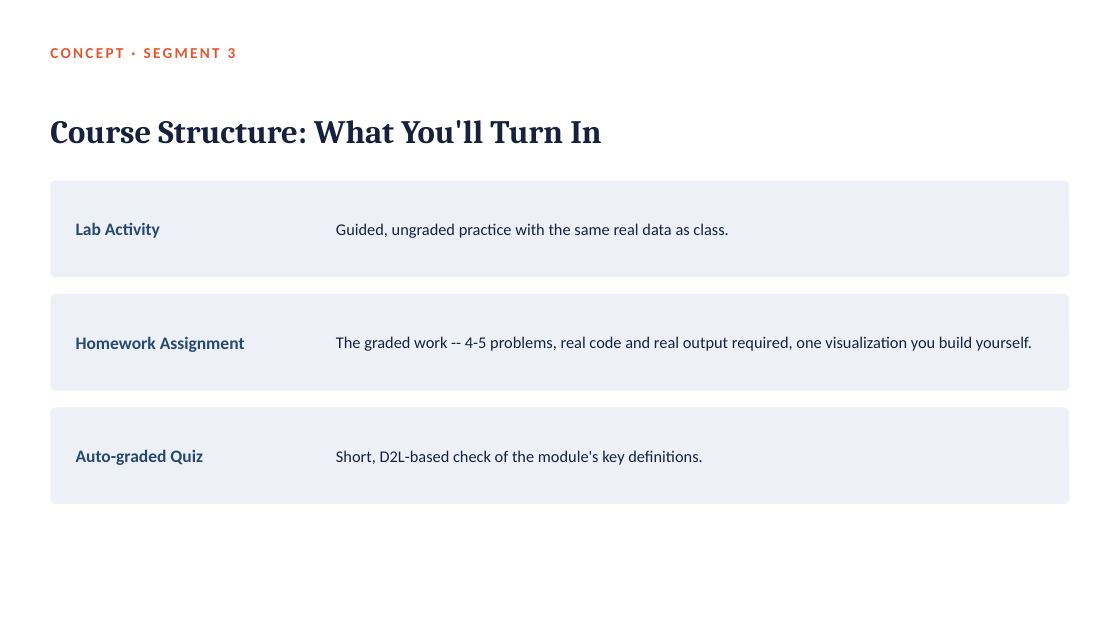
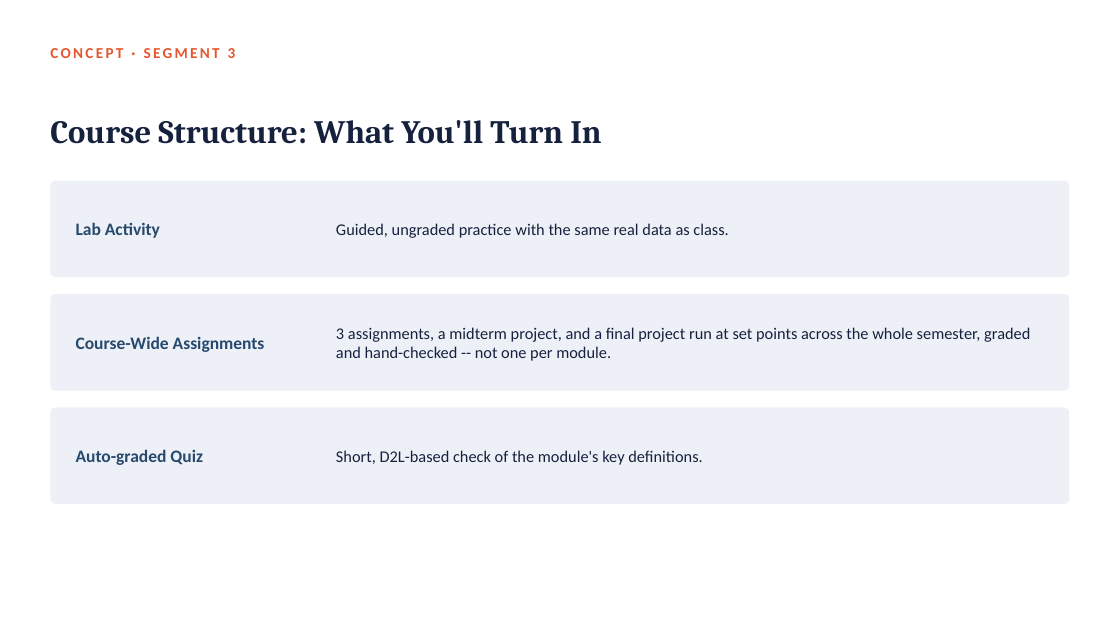
Before and after one commit to fmurital/Teaching-Curriculum, a slide deck: slide 31 of Sports-Analytics-Graduate/01_Getting_Started_with_Advanced_Basketball_Analytics/Lecture_Slides/Module01_Getting_Started_with_Advanced_Basketball_Analytics.pptx (slide 33 before the commit). Drawn at 1120x630 pixels with LibreOffice and Linux fonts; fonts in the diff are those of the drawing. Boxes give left, top, right and bottom in pixels: in the first picture for what was removed or moved away, otherwise in the second. Text is boxed around its words. In the diff, an @@ line names an element or a change of style, - is before the commit and + after.

Commit message:
Correct graduate course: build syllabus/schedule/admin, switch to course-wide Assignments/Midterm/Final structure, remove per-module homework, fix video policy and cross-course references in Modules 1-2

```diff
--- a/Sports-Analytics-Graduate/01_Getting_Started_with_Advanced_Basketball_Analytics/Lecture_Slides/Module01_Getting_Started_with_Advanced_Basketball_Analytics.pptx
+++ b/Sports-Analytics-Graduate/01_Getting_Started_with_Advanced_Basketball_Analytics/Lecture_Slides/Module01_Getting_Started_with_Advanced_Basketball_Analytics.pptx
@@ text at (336, 327, 1030, 361): text changed @@
-The graded work -- 4-5 problems, real code and real output required, one visualization you build yourself.
+3 assignments, a midterm project, and a final project run at set points across the whole semester, graded and hand-checked -- not one per module.
@@ text at (76, 336, 265, 352): text changed @@
-Homework Assignment
+Course-Wide Assignments
```
Also in this commit, not shown: 7 other slides changed, 3 slides removed, 16 other files.
